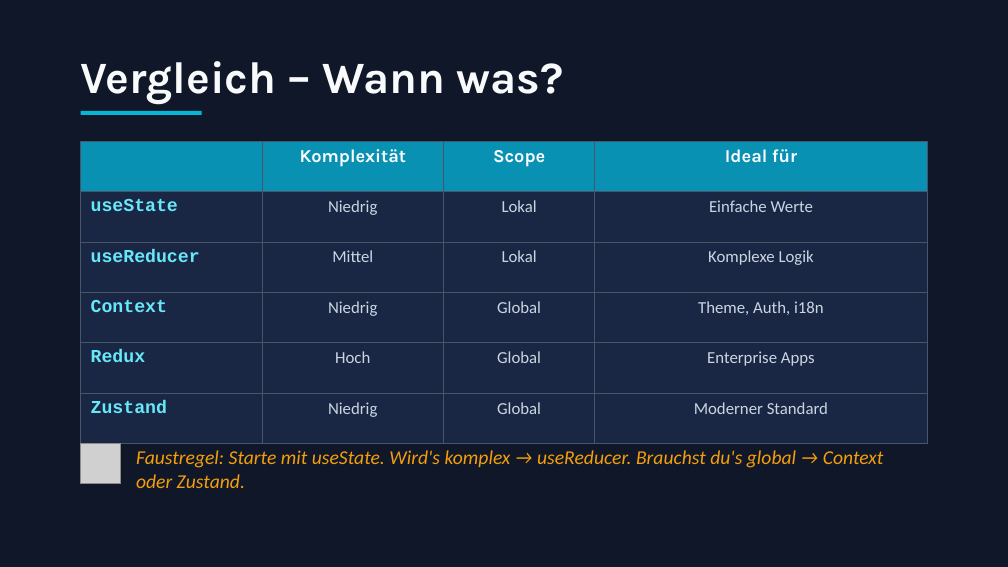
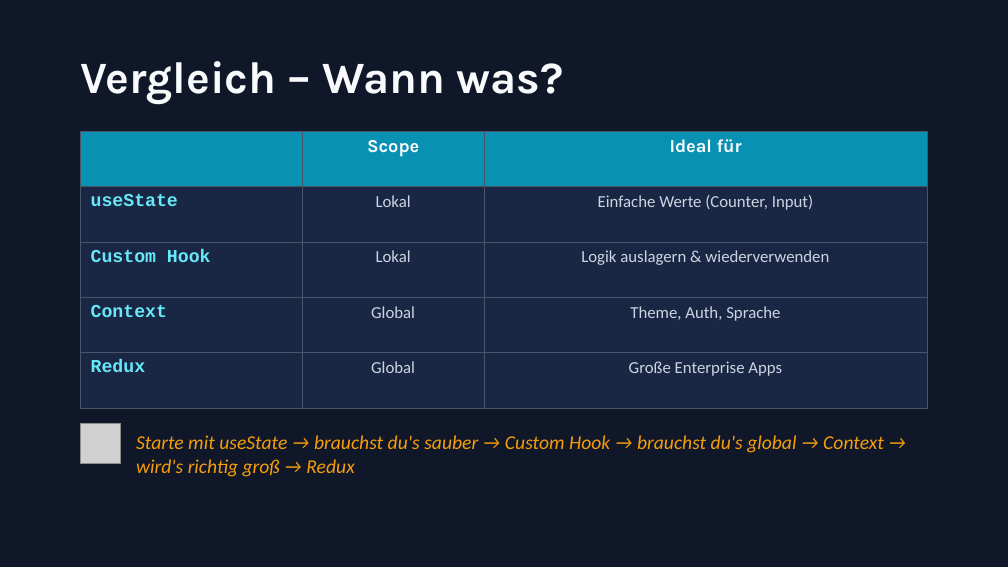
Before and after one commit to trungvt138/medieninformatik, a slide deck: slide 13 of WebProgramming/6.Termin/state-management-react.pptx. Drawn at 1008x567 pixels with LibreOffice and Linux fonts; fonts in the diff are those of the drawing; grey boxes stand for pictures. Boxes give left, top, right and bottom in pixels: in the first picture for what was removed or moved away, otherwise in the second. Text is boxed around its words. In the diff, an @@ line names an element or a change of style, - is before the commit and + after.

Commit message:
[WP] update for presentation

```diff
--- a/WebProgramming/6.Termin/state-management-react.pptx
+++ b/WebProgramming/6.Termin/state-management-react.pptx
@@ rectangle removed at (x1=81, y1=111, x2=202, y2=115) @@
@@ table at (x1=81, y1=131, x2=927, y2=380) @@
- | Komplexität | Scope | Ideal für
-useState | Niedrig | Lokal | Einfache Werte
-useReducer | Mittel | Lokal | Komplexe Logik
-Context | Niedrig | Global | Theme, Auth, i18n
-Redux | Hoch | Global | Enterprise Apps
-Zustand | Niedrig | Global | Moderner Standard
+ | Scope | Ideal für
+useState | Lokal | Einfache Werte (Counter, Input)
+Custom Hook | Lokal | Logik auslagern & wiederverwenden
+Context | Global | Theme, Auth, Sprache
+Redux | Global | Große Enterprise Apps
@@ table resized from (x1=81, y1=141, x2=927, y2=421) to (x1=81, y1=131, x2=927, y2=380) @@
@@ picture moved from (x1=81, y1=444, x2=121, y2=484) to (x1=81, y1=423, x2=121, y2=464) @@
@@ text at (x1=136, y1=435, x2=884, y2=477): text changed @@
-Faustregel: Starte mit useState. Wird's komplex → useReducer. Brauchst du's global → Context oder Zustand.
+Starte mit useState → brauchst du's sauber → Custom Hook → brauchst du's global → Context → wird's richtig groß → Redux
```
Also in this commit, not shown: 4 other slides changed, 9 slides added, 9 slides removed, 5 other files.
